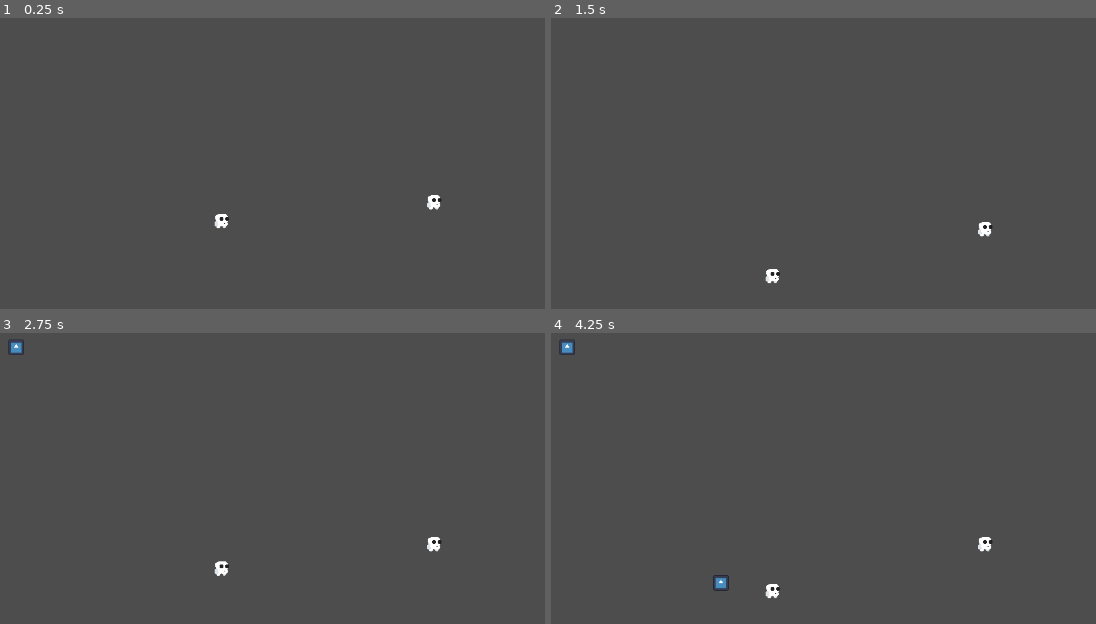
Above: before the commit, frames 1-4 (two rows, left to right).
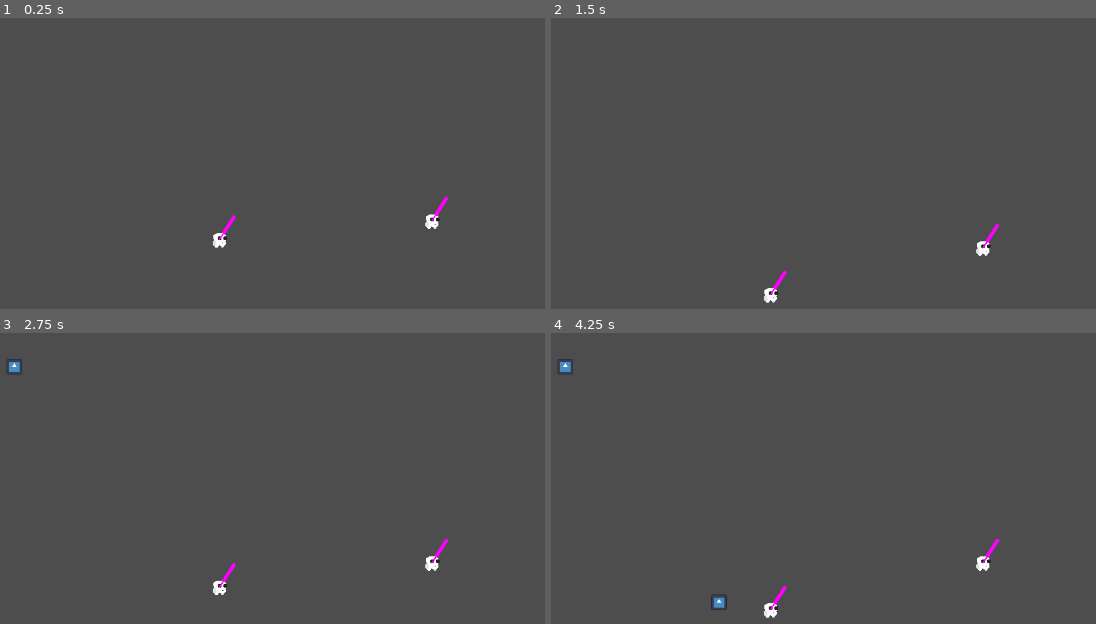
Above: after the commit, the same moments.

Repository: ViniTeider/BeneathTheMask
Game: Godot game, scene res://scenes/world.tscn
Two runs of this game, one before a commit and one after it. Both use one fixed random seed, a clock stepped at 60 frames per second and the inputs below. The engine's default icon, where the game draws it, is replaced by a stand-in: a white triangle on a blue panel in a dark square.
Inputs:
- Up to frame 1 (0.25 s): no input
- Up to frame 2 (1.5 s): tap Enter at 1.25 s
- Up to frame 3 (2.75 s): tap Space at 2 s
- Up to frame 4 (4.25 s): tap Enter at 3.5 s

The runs differ from the first frame. In frame 1, 0.5% of the frame differs, in the area x 39-83%, y 60-80%; in frame 2, 0.5%; in frame 3, 0.7%; in frame 4, 0.9%, in the area x 1-83%, y 2-98%.

Commit message:
feat: impact frame

Diff:
--- a/Scripts/Player.gd
+++ b/Scripts/Player.gd
@@ -25,8 +25,8 @@
 	Enum.MaskType.Melee: preload("res://scenes/sword.tscn")
 }
 
-#func _ready() -> void:
-	#change_mask(Enum.MaskType.Melee)
+func _ready() -> void:
+	change_mask(Enum.MaskType.Melee)
 
 func _physics_process(delta: float) -> void:
 	if not is_on_floor() and (velocity.y < 2000):
@@ -109,6 +109,8 @@
 	if is_invulnerable:
 		return
 
+	Utils.impact_frame(0.5)
+
 	if current_weapon != null:
 		is_invulnerable = true
 		current_weapon.queue_free()
--- /dev/null
+++ b/Scripts/global_camera.gd
@@ -0,0 +1,32 @@
+extends Camera2D
+
+var shake_amount = 0.0
+var default_offset = offset
+
+func _ready():
+	set_process(true)
+	SignalBus.impact_frame_triggered.connect(on_impact_frame)
+
+func _process(delta):
+	if shake_amount > 0:
+		# Apply random shake
+		offset = default_offset + Vector2(
+			randf_range(-shake_amount, shake_amount),
+			randf_range(-shake_amount, shake_amount)
+		)
+		# Decay the shake over time
+		shake_amount = lerp(shake_amount, 0.0, delta * 5.0)
+	else:
+		offset = default_offset
+
+func shake(intensity: float, duration: float = 0.0):
+	shake_amount = intensity
+
+	# Optional: use duration-based shake
+	if duration > 0:
+		await get_tree().create_timer(duration).timeout
+		shake_amount = 0.0
+		offset = default_offset
+
+func on_impact_frame():
+	shake(10, 0.5)
--- a/project.godot
+++ b/project.godot
@@ -20,6 +20,7 @@
 Enum="*uid://cqqfskyt8vus1"
 Scenes="*uid://ci14lvo53fbps"
 Utils="*uid://b5bjaf7oxli67"
+SignalBus="*uid://ni04o5tar7fr"
 
 [display]
 
--- a/scenes/world.tscn
+++ b/scenes/world.tscn
@@ -3,6 +3,7 @@
 [ext_resource type="PackedScene" uid="uid://bddxfxcv27cgj" path="res://Scenes/Player.tscn" id="1_32lhk"]
 [ext_resource type="PackedScene" uid="uid://buifwi1gfal2s" path="res://Scenes/Floor.tscn" id="2_7g83o"]
 [ext_resource type="PackedScene" uid="uid://ckp8h4gcb5b0j" path="res://Scenes/Teleporter.tscn" id="4_gjpho"]
+[ext_resource type="Script" uid="uid://d3sghdpu2qfhb" path="res://Scripts/global_camera.gd" id="5_45d1s"]
 [ext_resource type="Script" uid="uid://cph6ivypogtuq" path="res://Scripts/mask_spawner.gd" id="5_p70al"]
 
 [node name="World" type="Node2D" unique_id=1970420695]
@@ -60,3 +61,7 @@
 [node name="Floor8" parent="." unique_id=1222285477 instance=ExtResource("2_7g83o")]
 position = Vector2(768.00006, 165)
 scale = Vector2(0.097716175, 1.0993367)
+
+[node name="GlobalCamera" type="Camera2D" parent="." unique_id=1199191549]
+position = Vector2(643, 329)
+script = ExtResource("5_45d1s")
--- /dev/null
+++ b/signal_bus.gd
@@ -0,0 +1,3 @@
+extends Node
+
+signal impact_frame_triggered
--- a/utils.gd
+++ b/utils.gd
@@ -2,3 +2,10 @@
 
 func vibrate_controller(player_id: int, weak: float, strong: float, duration: float):
 	Input.start_joy_vibration(player_id, weak, strong, duration)
+
+func impact_frame(duration: float = 0.1):
+	SignalBus.impact_frame_triggered.emit()
+
+	Engine.time_scale = 0.0  # Freeze time
+	await get_tree().create_timer(duration, true, false, true).timeout
+	Engine.time_scale = 1.0  # Resume normal time
Not shown, added: Scripts/global_camera.gd.uid
Not shown, added: signal_bus.gd.uid
